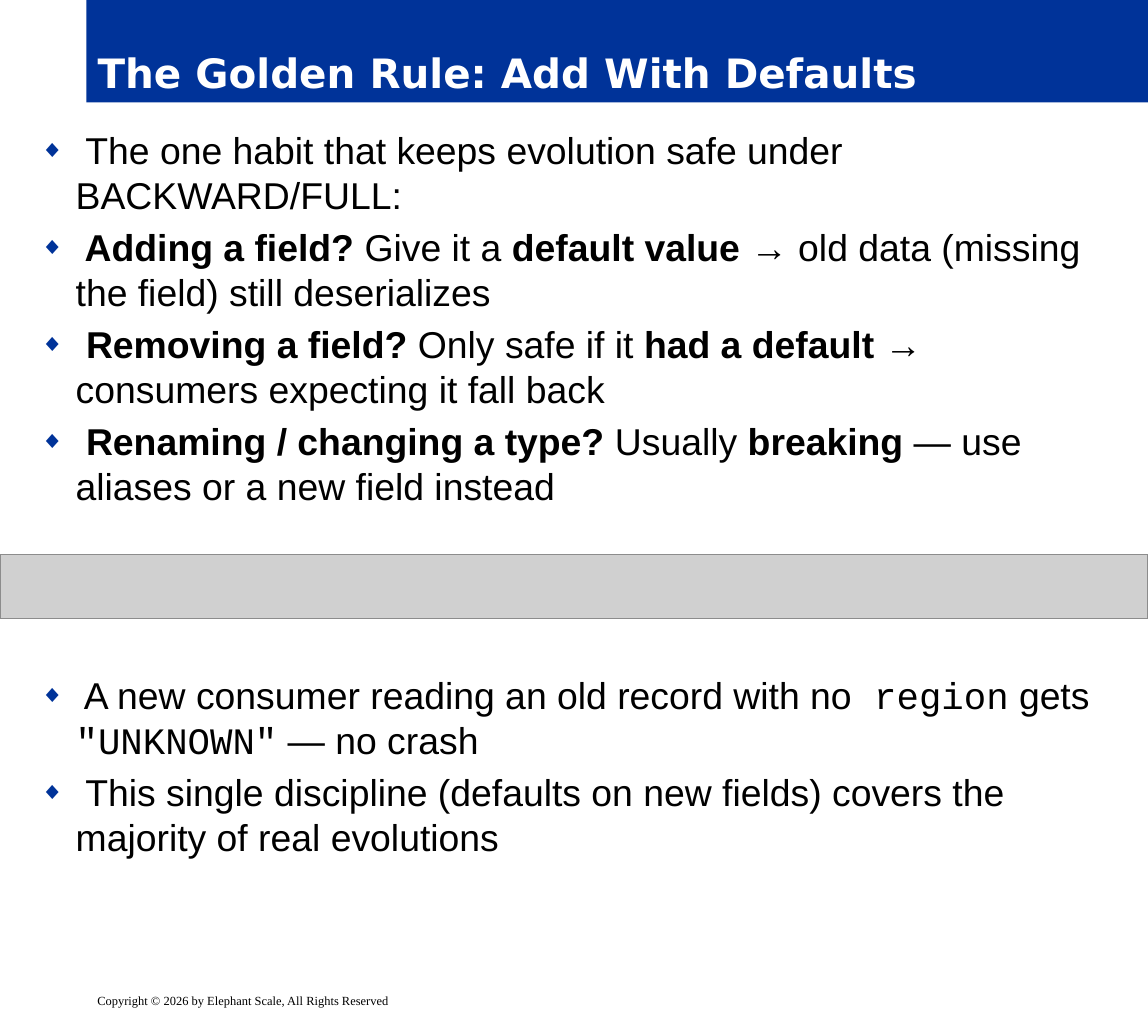
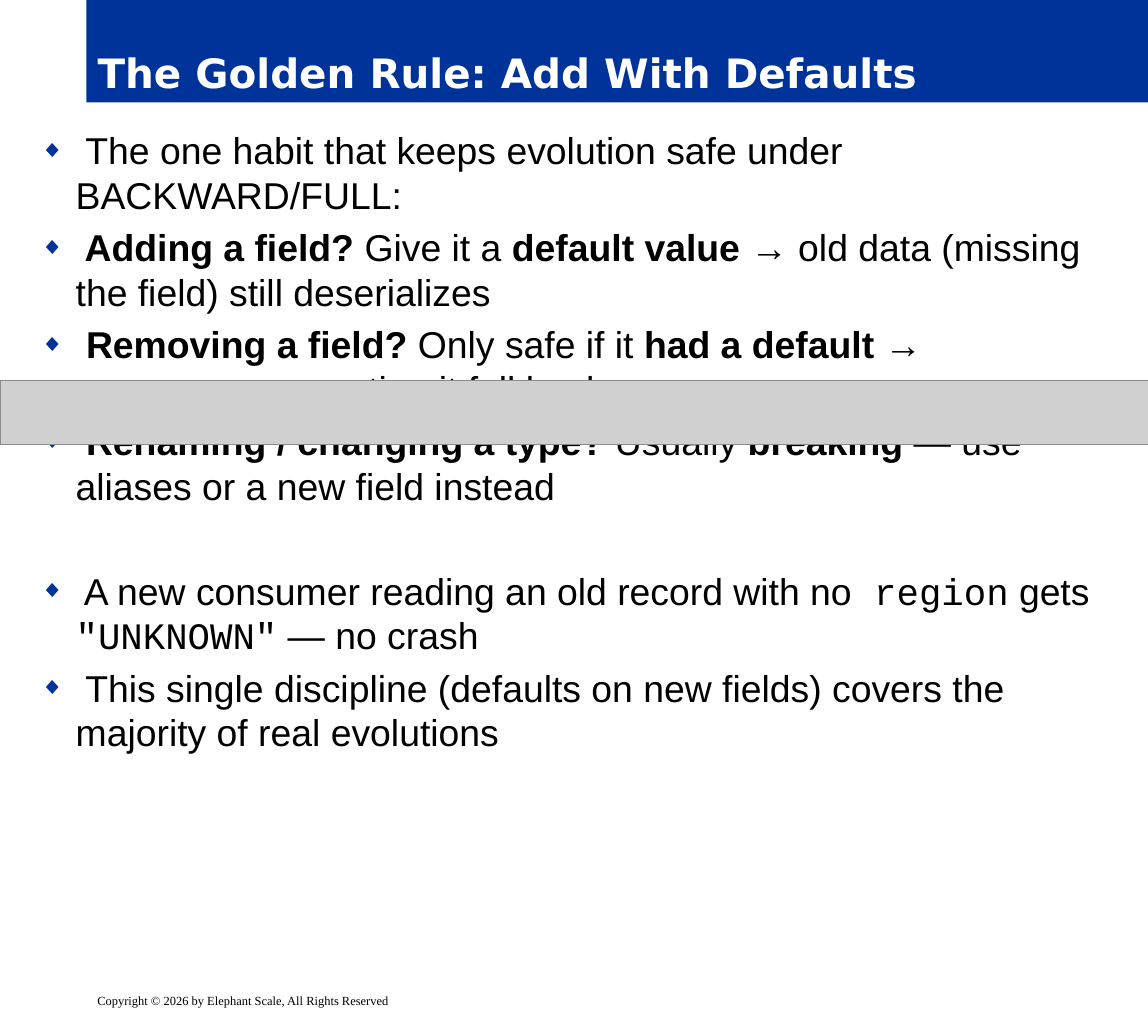
Before and after one commit to elephantscale/Apache-Kafka-for-Developers, a slide deck: slide 11 of slides/release/08__inter-4-schema-registry.pptx (slide 10 before the commit). Drawn at 1148x1016 pixels with LibreOffice and Linux fonts; fonts in the diff are those of the drawing; grey boxes stand for pictures; background and template pictures are left out. Boxes give left, top, right and bottom in pixels: in the first picture for what was removed or moved away, otherwise in the second. Text is boxed around its words. In the diff, an @@ line names an element or a change of style, - is before the commit and + after.

```diff
--- a/slides/release/08__inter-4-schema-registry.pptx
+++ b/slides/release/08__inter-4-schema-registry.pptx
@@ text "The one habit that keeps ..." rewrapped from (x1=76, y1=137, x2=1090, y2=859) to (x1=76, y1=137, x2=1090, y2=754) @@
@@ picture moved from (x1=0, y1=554, x2=1148, y2=618) to (x1=0, y1=381, x2=1148, y2=445) @@
```
Also in this commit, not shown: 3 other slides changed, 1 slide added.
